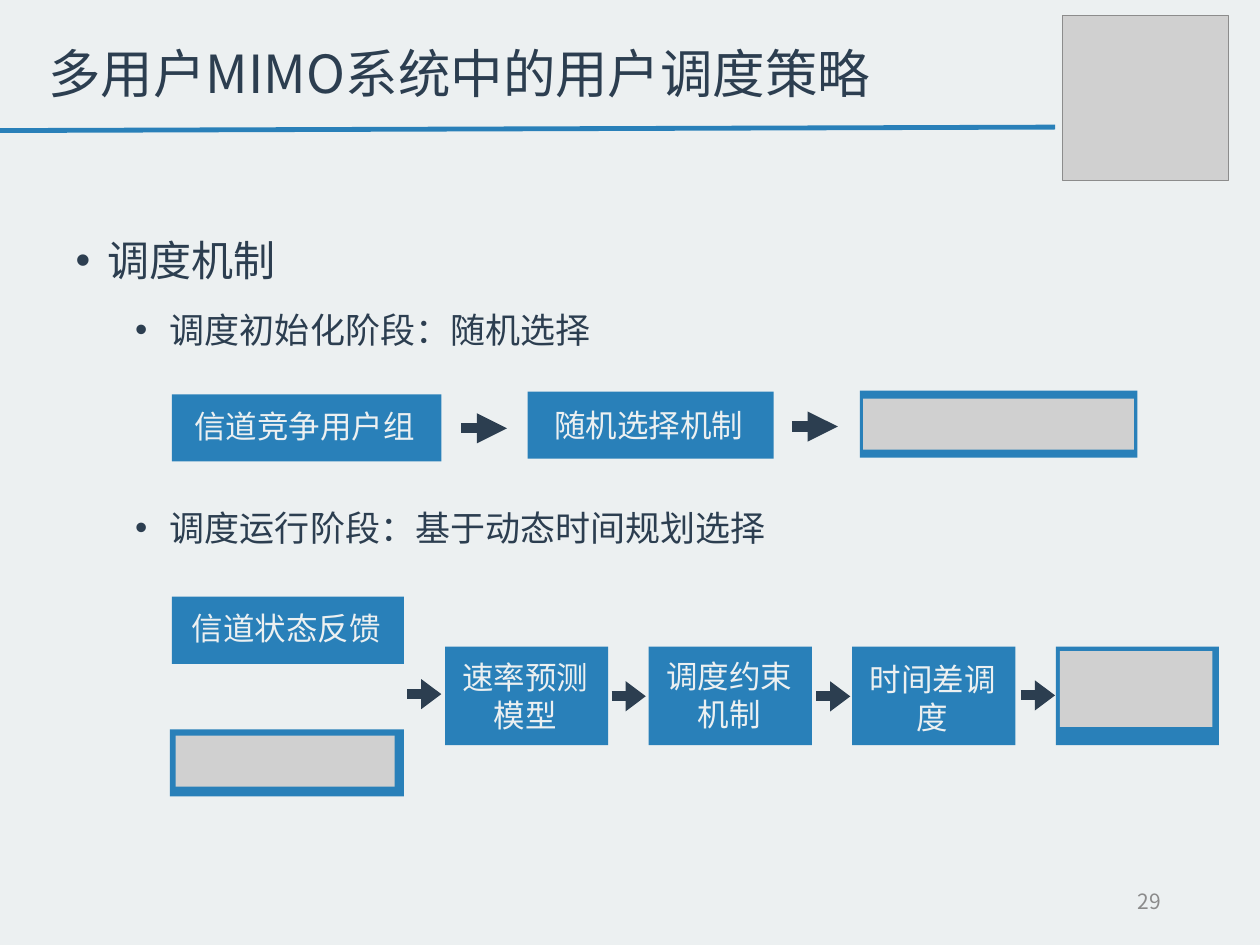
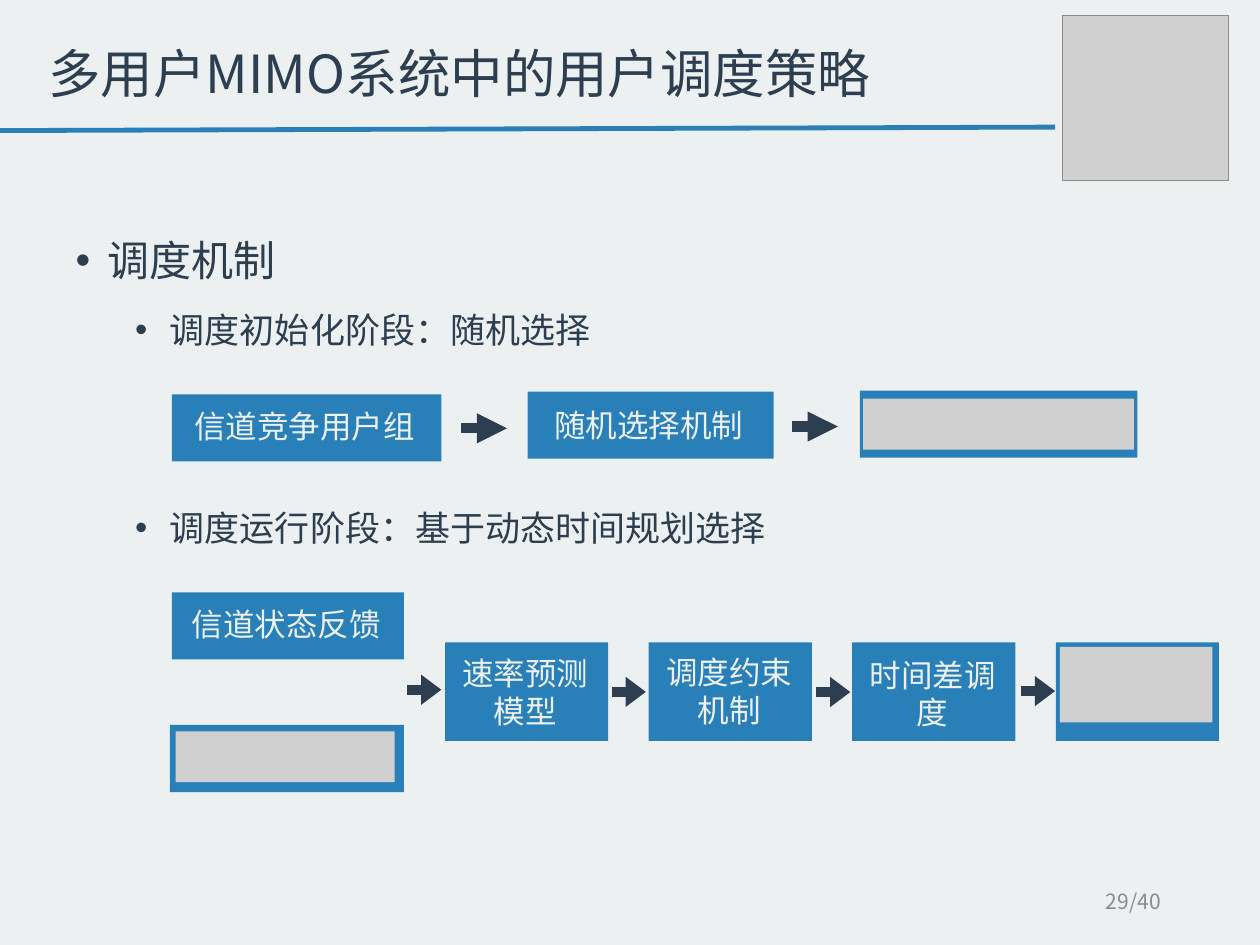
Before and after one commit to tangzhaoshu/playground, a slide deck: slide 29 of ResearchWork/毕业答辩--唐兆树.pptx. Drawn at 1260x945 pixels with LibreOffice and Linux fonts; fonts in the diff are those of the drawing; grey boxes stand for pictures. Boxes give left, top, right and bottom in pixels: in the first picture for what was removed or moved away, otherwise in the second. Text is boxed around its words. In the diff, an @@ line names an element or a change of style, - is before the commit and + after.

```diff
--- a/ResearchWork/毕业答辩--唐兆树.pptx
+++ b/ResearchWork/毕业答辩--唐兆树.pptx
@@ 6 rectangles, 4 texts, 4 arrows, 2 pictures: place and size @@
-6 rectangles, 4 texts, 4 arrows, 2 pictures at bbox=[170, 597, 1218, 796]
+6 rectangles, 4 texts, 4 arrows, 2 pictures at bbox=[170, 592, 1218, 791]
@@ page number at bbox=[1106, 892, 1161, 913]: text changed @@
-29
+29/40
```
Also in this commit, not shown: 23 other slides changed, 1 slide added, 18 other files.
